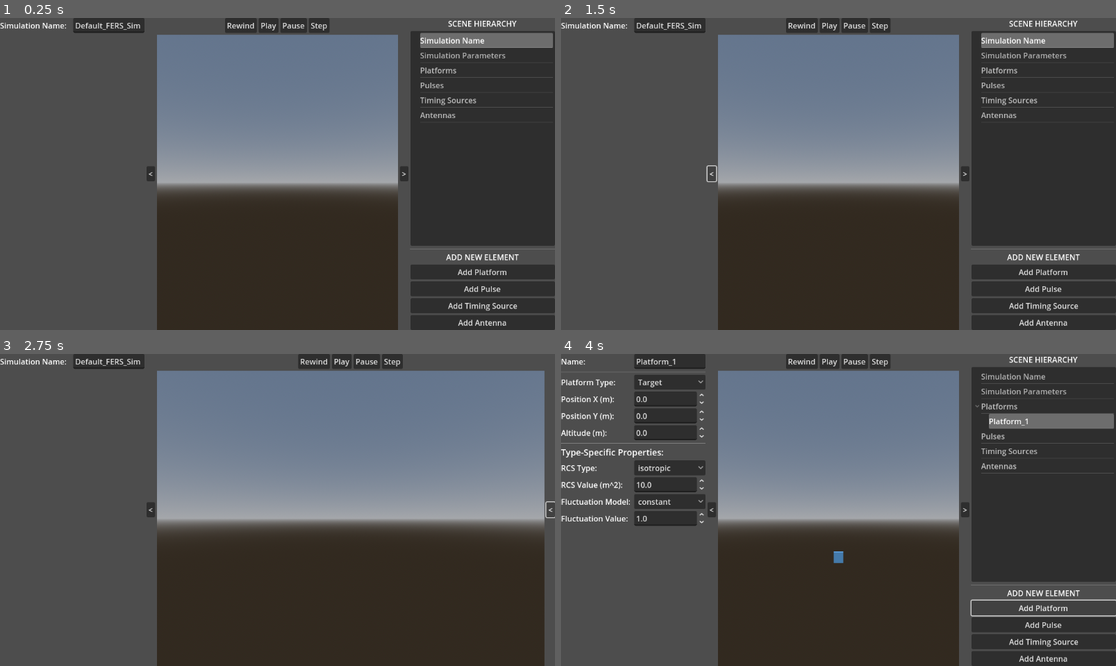
Above: before the commit, frames 1-4 (two rows, left to right).
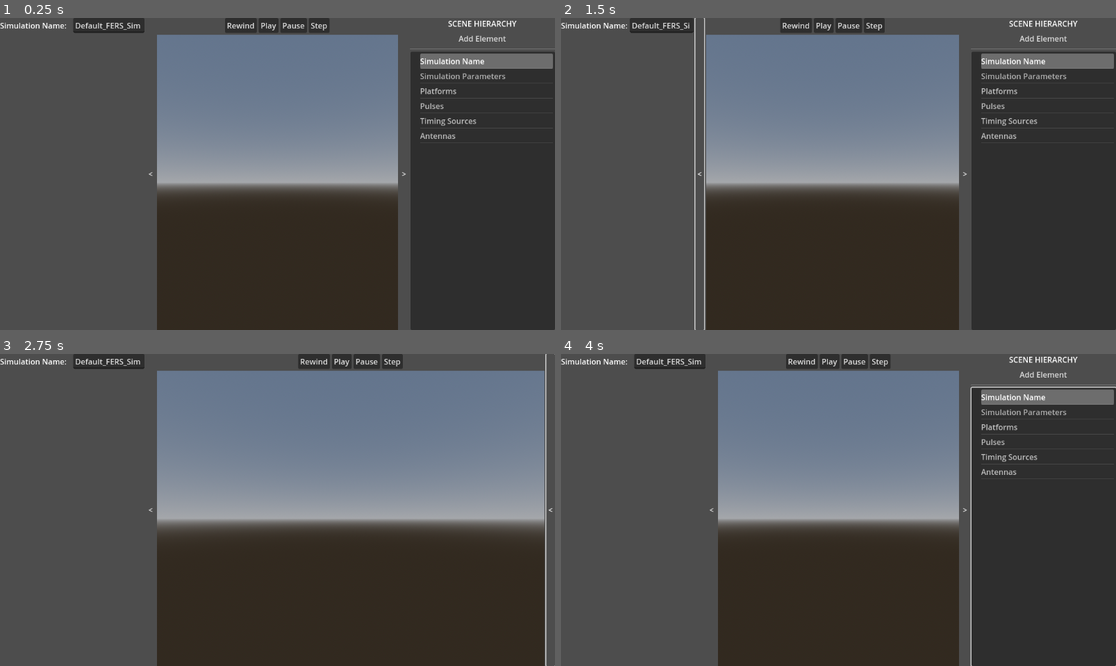
Above: after the commit, the same moments.

Repository: the-user-created/FERS_UI
Game: Godot game, scene res://Main.tscn
Two runs of this game, one before a commit and one after it. Both use one fixed random seed, a clock stepped at 60 frames per second and the inputs below.
Inputs (mouse positions are in pixels of both pictures, inside the frame that each line leads up to):
- Up to frame 1 (0.25 s): no input
- Up to frame 2 (1.5 s): click "<" at 0.5 s; click ">" at 1.25 s
- Up to frame 3 (2.75 s): click ">" at 2 s
- Up to frame 4 (4 s): click "<" at 2.75 s; click (1043, 606) at 3.5 s, where only the run before the commit has a clickable "Add Platform"

The runs differ from the first frame. In frame 1, 6.0% of the frame differs, in the area x 26-100%, y 4-99%; in frame 2, 9.0%; in frame 3, 0.3%; in frame 4, 13%, in the area x 0-100%, y 1-100%.

Commit message:
feat: enhance sidebar functionality with animated toggle and add menu for elements

Diff:
--- a/Main.gd
+++ b/Main.gd
@@ -98,15 +98,33 @@
 
 # --- Callbacks for Sidebar Toggle Buttons ---
 func _on_toggle_left_sidebar_button_pressed() -> void:
-	if is_instance_valid(left_sidebar_panel) and is_instance_valid(toggle_left_sidebar_button):
-		left_sidebar_panel.visible = not left_sidebar_panel.visible
-		toggle_left_sidebar_button.text = "<" if left_sidebar_panel.visible else ">"
+	if not is_instance_valid(left_sidebar_panel): return
+
+	var target_width: float = 0.0 if left_sidebar_panel.visible else 300.0
+	var tween: Tween = create_tween().set_trans(Tween.TRANS_LINEAR).set_ease(Tween.EASE_IN_OUT)
+
+	if not left_sidebar_panel.visible:
+		left_sidebar_panel.visible = true
+
+	tween.tween_property(left_sidebar_panel, "custom_minimum_size:x", target_width, 0.2)
+	tween.chain().tween_callback(func(): left_sidebar_panel.visible = (target_width > 0))
+
+	toggle_left_sidebar_button.text = "<" if target_width > 0 else ">"
 
 
 func _on_toggle_right_sidebar_button_pressed() -> void:
-	if is_instance_valid(right_sidebar) and is_instance_valid(toggle_right_sidebar_button):
-		right_sidebar.visible = not right_sidebar.visible
-		toggle_right_sidebar_button.text = ">" if right_sidebar.visible else "<"
+	if not is_instance_valid(right_sidebar): return
+
+	var target_width: float = 0.0 if right_sidebar.visible else 300.0
+	var tween: Tween = create_tween().set_trans(Tween.TRANS_LINEAR).set_ease(Tween.EASE_IN_OUT)
+
+	if not right_sidebar.visible:
+		right_sidebar.visible = true
+
+	tween.tween_property(right_sidebar, "custom_minimum_size:x", target_width, 0.2)
+	tween.chain().tween_callback(func(): right_sidebar.visible = (target_width > 0))
+
+	toggle_right_sidebar_button.text = ">" if target_width > 0 else "<"
 
 
 # --- Existing Callbacks ---
--- a/Main.tscn
+++ b/Main.tscn
@@ -29,8 +29,8 @@
 [node name="ToggleLeftSidebarButton" type="Button" parent="MainLayout"]
 layout_mode = 2
 size_flags_horizontal = 4
-size_flags_vertical = 4
 text = "<"
+flat = true
 
 [node name="MiddleViewContainer" type="VBoxContainer" parent="MainLayout"]
 layout_mode = 2
@@ -67,8 +67,8 @@
 [node name="ToggleRightSidebarButton" type="Button" parent="MainLayout"]
 layout_mode = 2
 size_flags_horizontal = 4
-size_flags_vertical = 4
 text = ">"
+flat = true
 
 [node name="RightSidebar" parent="MainLayout" instance=ExtResource("4_cm0pq")]
 custom_minimum_size = Vector2(300, 0)
--- a/RightSidebarPanel.gd
+++ b/RightSidebarPanel.gd
@@ -45,10 +45,27 @@
 	timing_sources_category_item.set_selectable(0, false)
 	antennas_category_item.set_selectable(0, false)
 
-	_add_action_button("Add Platform", "_on_add_new_element_pressed", ["platform"])
-	_add_action_button("Add Pulse", "_on_add_new_element_pressed", ["pulse"])
-	_add_action_button("Add Timing Source", "_on_add_new_element_pressed", ["timing_source"])
-	_add_action_button("Add Antenna", "_on_add_new_element_pressed", ["antenna"])
+	var add_menu_button = MenuButton.new()
+	add_menu_button.text = "Add Element"
+	var popup_menu = add_menu_button.get_popup()
+	popup_menu.add_item("Platform", 0)
+	popup_menu.add_item("Pulse", 1)
+	popup_menu.add_item("Timing Source", 2)
+	popup_menu.add_item("Antenna", 3)
+
+	popup_menu.connect("id_pressed", _on_add_menu_id_pressed)
+	add_child(add_menu_button)
+	move_child(add_menu_button, 1)
+
+
+func _on_add_menu_id_pressed(id: int):
+	var element_type_str: String
+	match id:
+		0: element_type_str = "platform"
+		1: element_type_str = "pulse"
+		2: element_type_str = "timing_source"
+		3: element_type_str = "antenna"
+	_on_add_new_element_pressed(element_type_str)
 
 
 func _add_permanent_item(parent: TreeItem, text: String, id_val: String, type_val: String) -> TreeItem:
--- a/RightSidebarPanel.tscn
+++ b/RightSidebarPanel.tscn
@@ -15,17 +15,12 @@
 text = "SCENE HIERARCHY"
 horizontal_alignment = 1
 
+[node name="HSeparator" type="HSeparator" parent="."]
+layout_mode = 2
+
 [node name="ScenarioTreeContainer" type="MarginContainer" parent="."]
 layout_mode = 2
 size_flags_vertical = 3
 
 [node name="ScenarioTree" type="Tree" parent="ScenarioTreeContainer"]
 layout_mode = 2
-
-[node name="HSeparator" type="HSeparator" parent="."]
-layout_mode = 2
-
-[node name="AddNewElement" type="Label" parent="."]
-layout_mode = 2
-text = "ADD NEW ELEMENT"
-horizontal_alignment = 1
